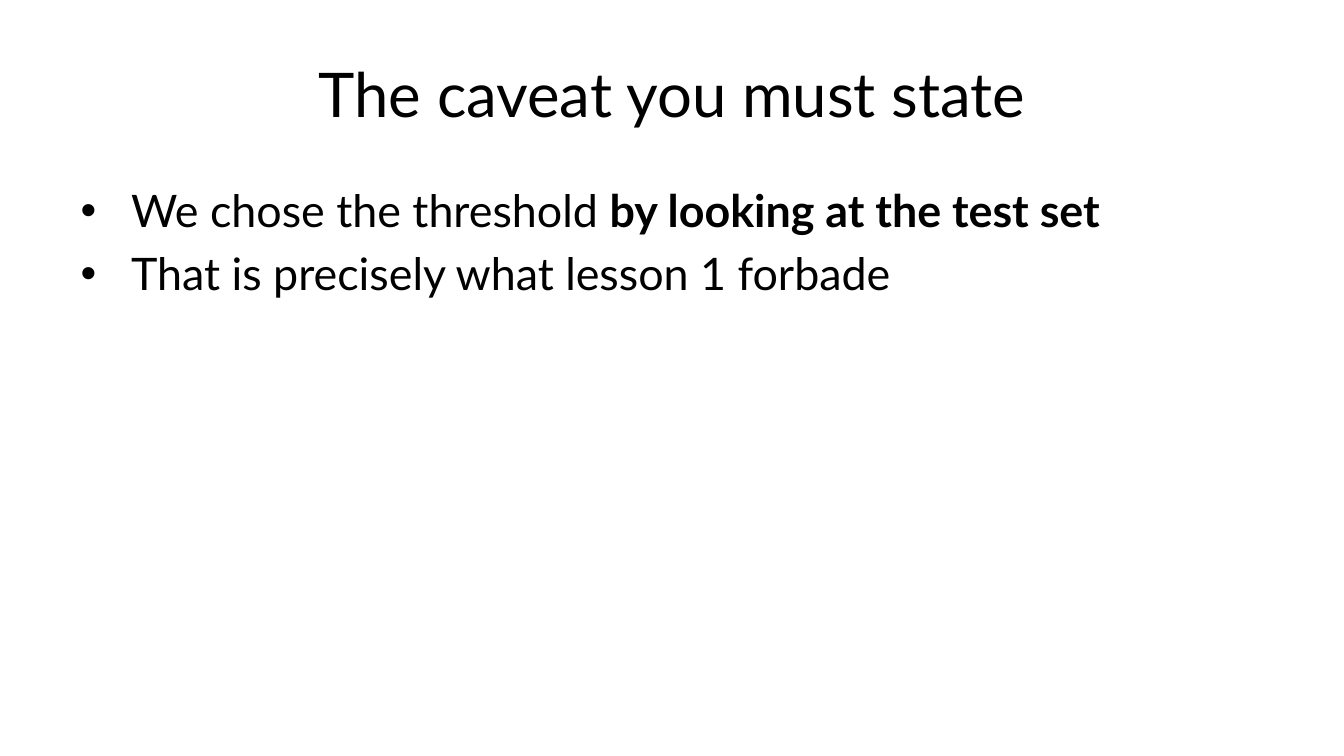
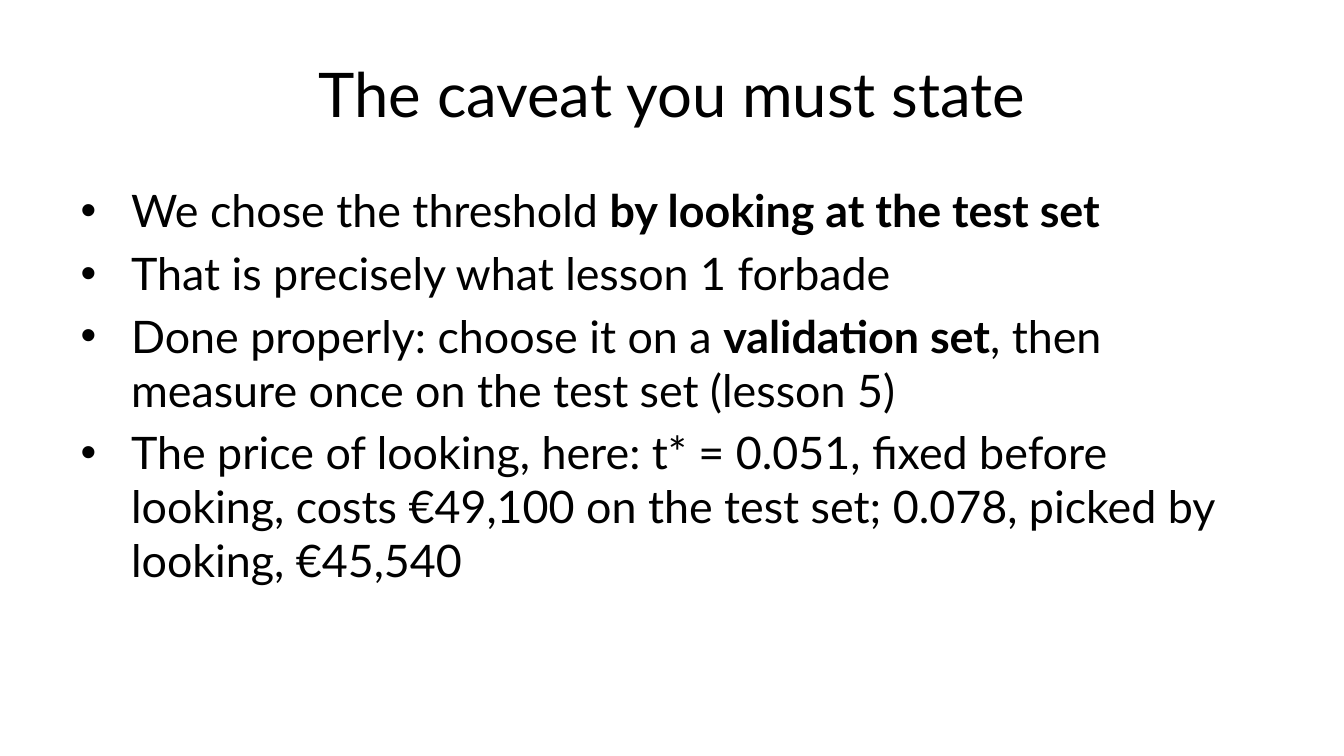
Before and after one commit to fabioantonini/technologies-for-artificial-intelligence, a slide deck: slide 54 of Lessons/04_classification_and_metrics/Slides/classification_and_metrics_slides.pptx. Drawn at 1344x756 pixels with LibreOffice and Linux fonts; fonts in the diff are those of the drawing; background and template pictures are left out. Boxes give left, top, right and bottom in pixels: in the first picture for what was removed or moved away, otherwise in the second. Text is boxed around its words. In the diff, an @@ line names an element or a change of style, - is before the commit and + after.

```diff
--- a/Lessons/04_classification_and_metrics/Slides/classification_and_metrics_slides.pptx
+++ b/Lessons/04_classification_and_metrics/Slides/classification_and_metrics_slides.pptx
@@ text at bbox=[131, 319, 1216, 586]: paragraphs added @@
+• Done properly: choose it on a validation set, then measure once on the test set (lesson 5)
+• The price of looking, here: t* = 0.051, fixed before looking, costs €49,100 on the test set; 0.078, picked by looking, €45,540
```
Also in this commit, not shown: 4 other slides changed, 3 slides added, 1 slide removed, 19 other files.
